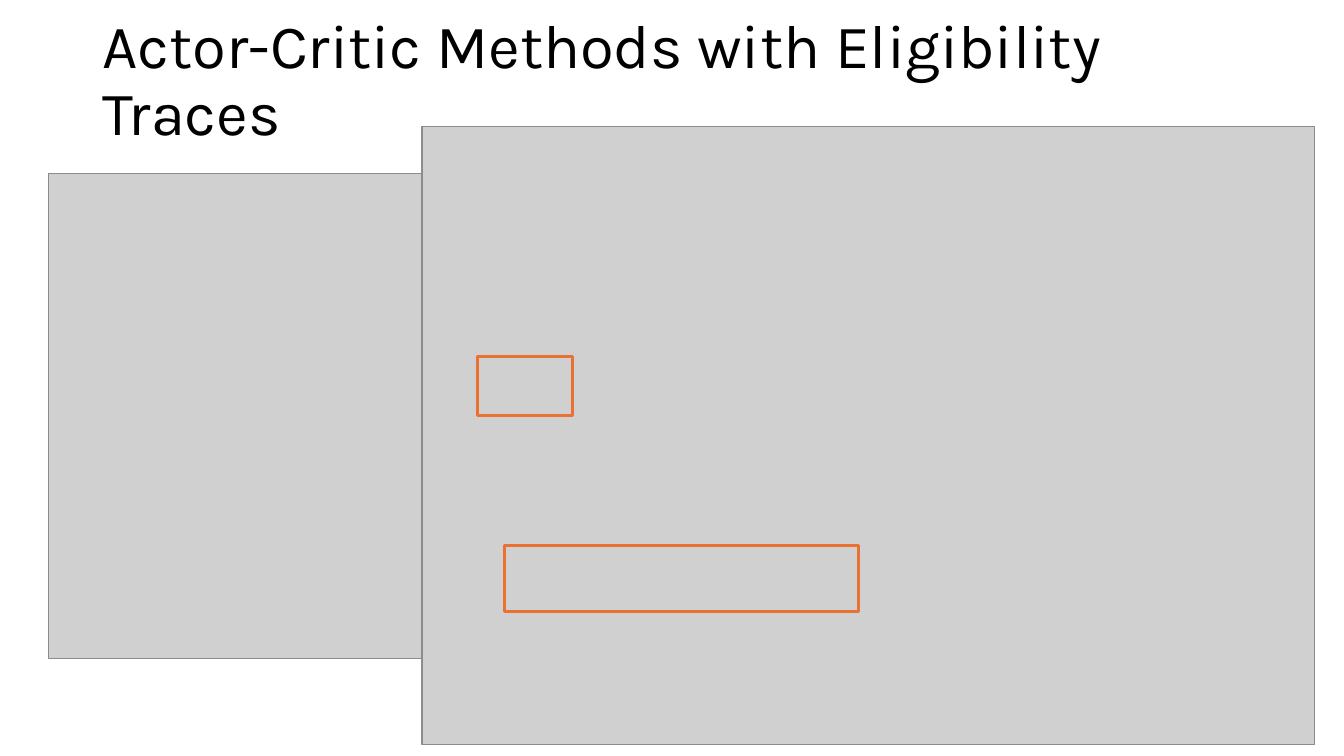
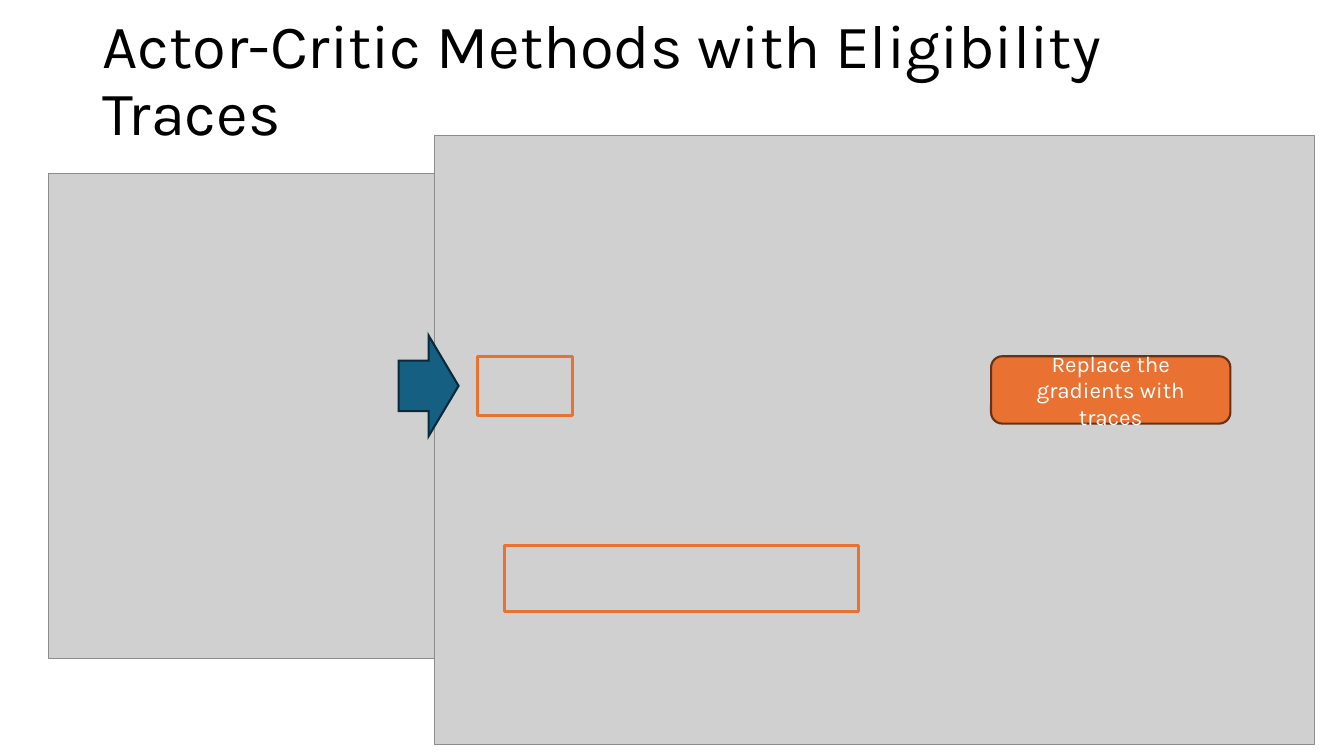
Before and after one commit to mhahsler/Introduction_to_Reinforcement_Learning, a slide deck: slide 15 of slides/Lecture_Chapter13.pptx (slide 14 before the commit). Drawn at 1344x756 pixels with LibreOffice and Linux fonts; fonts in the diff are those of the drawing; grey boxes stand for pictures. Boxes give left, top, right and bottom in pixels: in the first picture for what was removed or moved away, otherwise in the second. Text is boxed around its words. In the diff, an @@ line names an element or a change of style, - is before the commit and + after.

```diff
--- a/slides/Lecture_Chapter13.pptx
+++ b/slides/Lecture_Chapter13.pptx
@@ picture: place and size @@
-picture at [422,127,1316,745]
+picture at [435,135,1315,744]
@@ right arrow added at [398,336,459,437], fill #156082, outline #092A39 1.5 pt @@
@@ rounded rectangle added at [991,356,1230,423], fill #E97132, outline #663216 1.5 pt, 16 pt, text #FFFFFF @@
+Replace the gradients with traces
```
Also in this commit, not shown: 8 other slides changed, 3 slides added, 1 slide removed, 3 other files.
